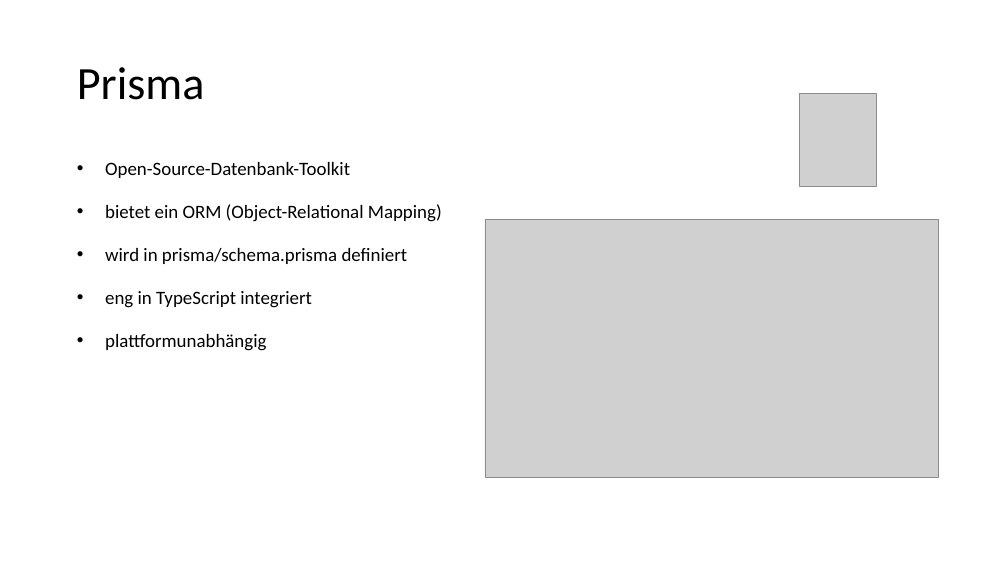
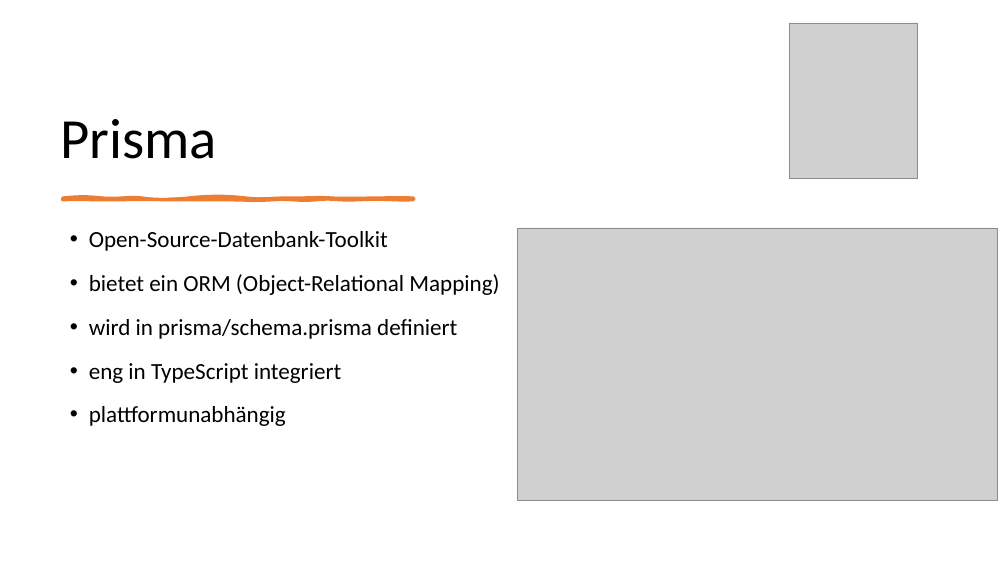
Before and after one commit to RocordJavaScript2023/realtime, a slide deck: slide 5 of presentation/realtime.pptx (slide 6 before the commit). Drawn at 1008x567 pixels with LibreOffice and Linux fonts; fonts in the diff are those of the drawing; grey boxes stand for pictures. Boxes give left, top, right and bottom in pixels: in the first picture for what was removed or moved away, otherwise in the second. Text is boxed around its words. In the diff, an @@ line names an element or a change of style, - is before the commit and + after.

```diff
--- a/presentation/realtime.pptx
+++ b/presentation/realtime.pptx
@@ title "Prisma": place and size @@
-title "Prisma" at <box>77,67,205,100</box>
+title "Prisma" at <box>60,119,217,159</box>
@@ title "Prisma" at <box>60,119,217,159</box>: size 44 to 54 pt; vertical alignment middle to bottom @@
@@ picture: place and size @@
-picture at <box>800,94,876,187</box>
+picture at <box>789,23,918,178</box>
@@ freeform shape added at <box>63,198,414,200</box>, fill #ED7D31, outline #ED7D31 3.25 pt @@
@@ text "Open-Source-Datenbank-Toolkit": place and size @@
-text "Open-Source-Datenbank-Toolkit" at <box>105,162,442,351</box>
+text "Open-Source-Datenbank-Toolkit" at <box>89,231,499,426</box>
@@ text "Open-Source-Datenbank-Toolkit" at <box>89,231,499,426</box>: size 18 to 22 pt; indent changed; line spacing 1.07 to 0.9 @@
@@ picture: place and size @@
-picture at <box>485,220,939,478</box>
+picture at <box>518,228,997,501</box>
```
Also in this commit, not shown: 16 other slides changed, 4 slides removed.
